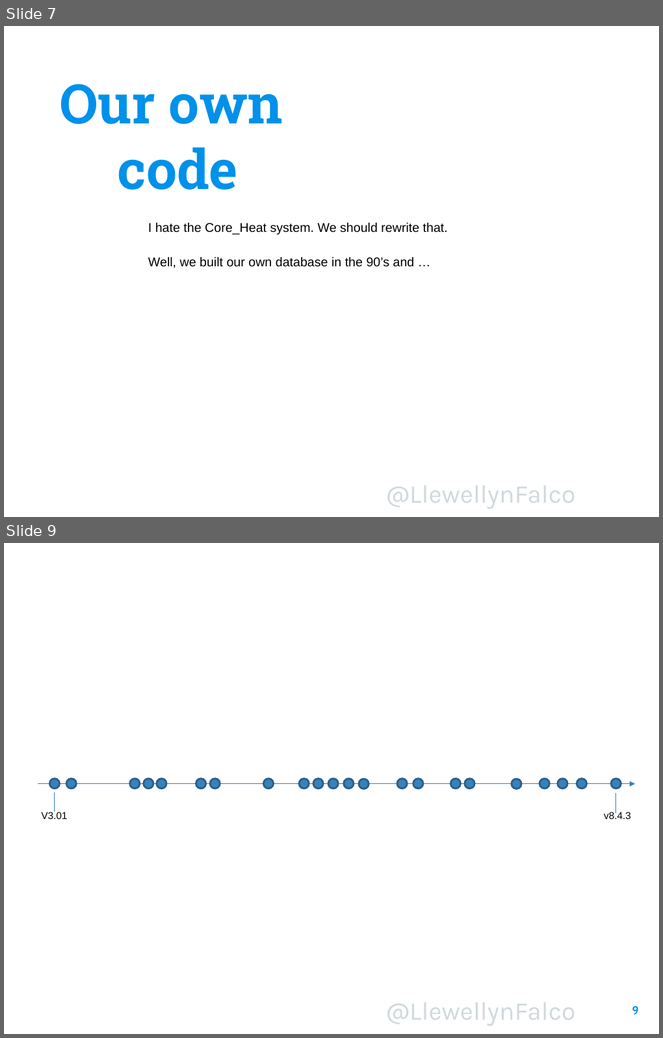
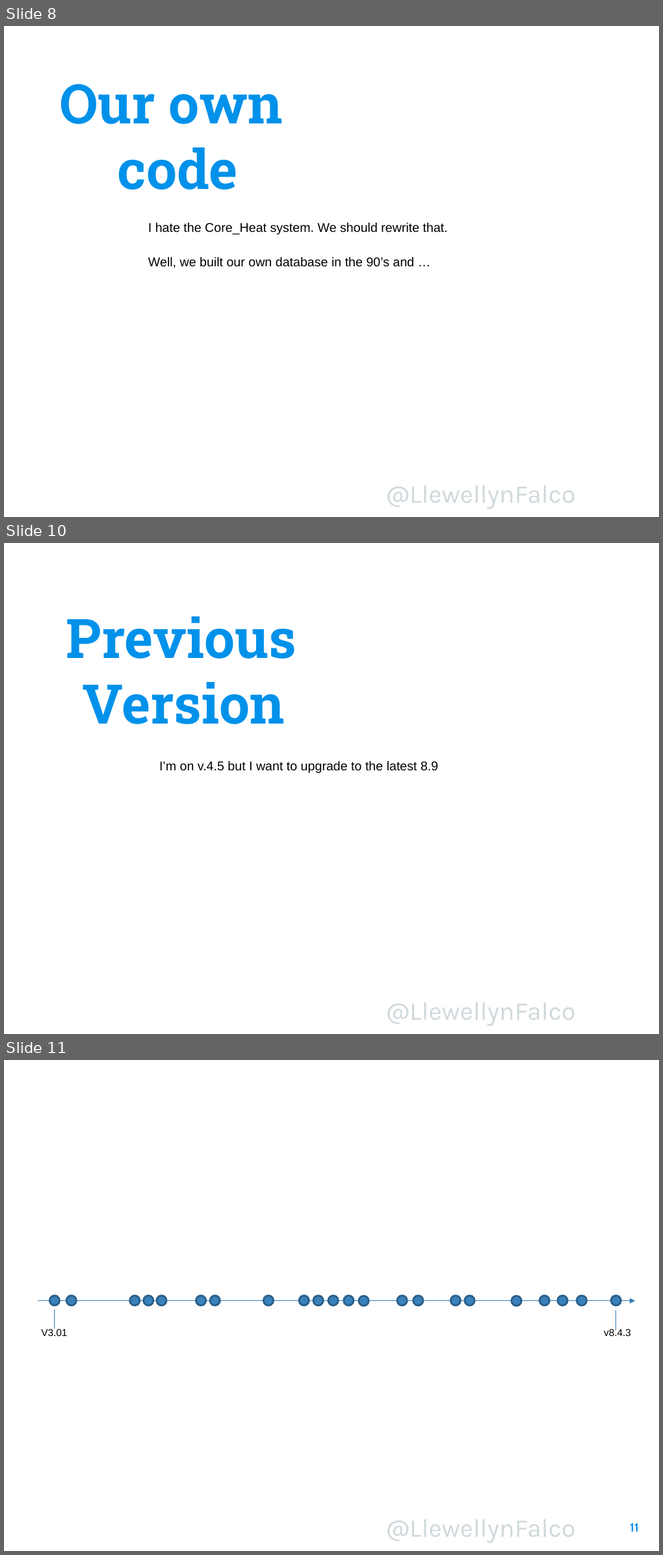
Before and after one commit to isidore/Talk-AvoidingLockIn, a slide deck: Avoiding Lock-In.pptx. Shown one above the other, each under a label of ours: slides 7 and 9 before the commit, slides 8, 10 and 11 after it; the slides between them are not shown. The pictures are 663x1038 and 663x1555 pixels, drawn with LibreOffice and Linux fonts; fonts in the diff are those of the drawing; background and template pictures are left out. Boxes give left, top, right and bottom in pixels: in the first picture for what was removed or moved away, otherwise in the second. Text is boxed around its words. In the diff, an @@ line names an element or a change of style, - is before the commit and + after.

```diff
--- a/Avoiding Lock-In.pptx
+++ b/Avoiding Lock-In.pptx
@@ slide 10 added at [4,543,659,1034], background picture (left out); not listed: 1 template element that a slide beside it also shows @@
@@ text added at [66,616,296,724], 60 pt, text #0091EA, bold @@
+Previous
+Version
@@ text added at [159,761,438,773], 14 pt, text #000000 @@
+I’m on v.4.5 but I want to upgrade to the latest 8.9
@@ what was slide 7 is now slide 8 @@
@@ what was slide 9 is now slide 11 @@
@@ page number at [630,1523,638,1532]: text changed @@
-9
+11
```
Also in this commit, not shown: 5 slides changed, 7 other slides added, 1 slide removed.
